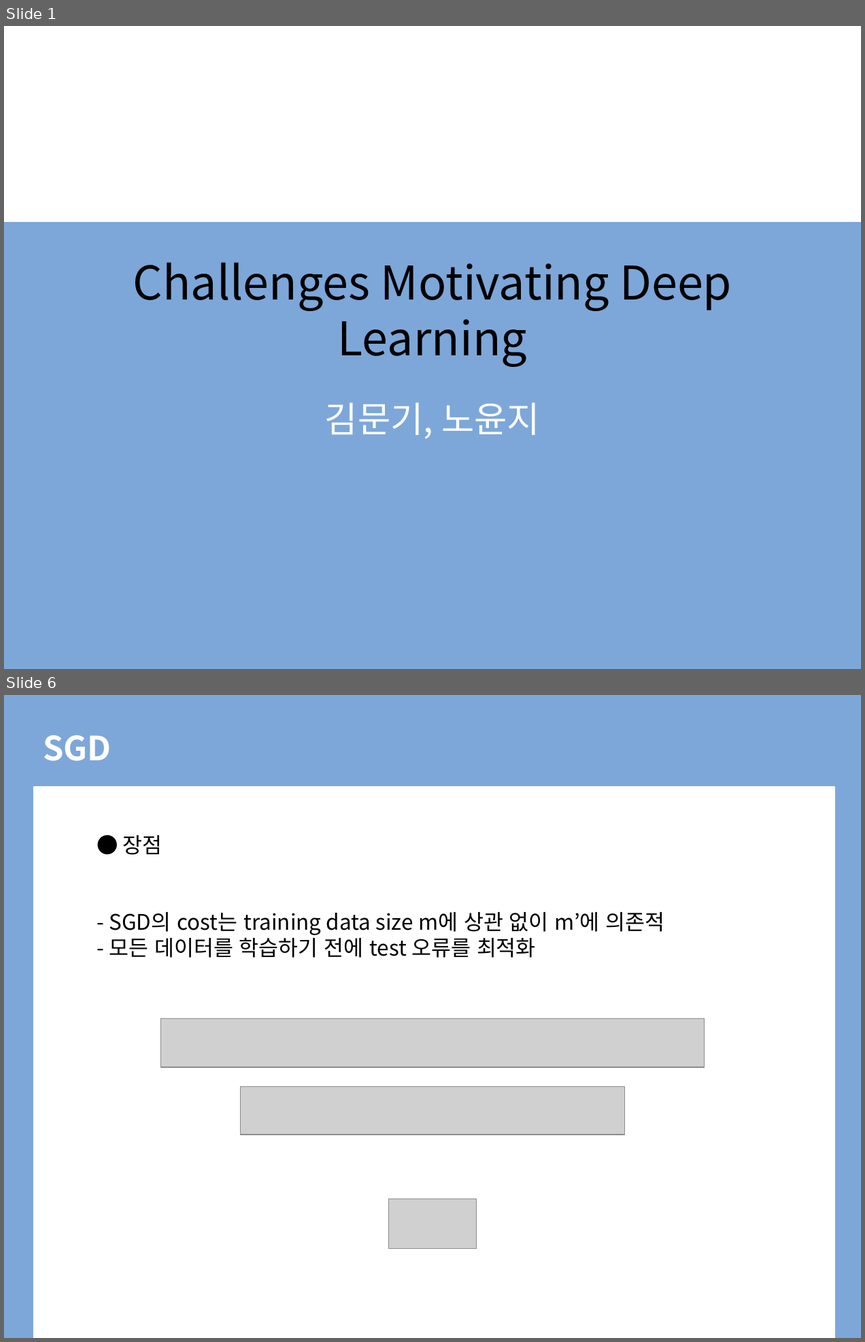
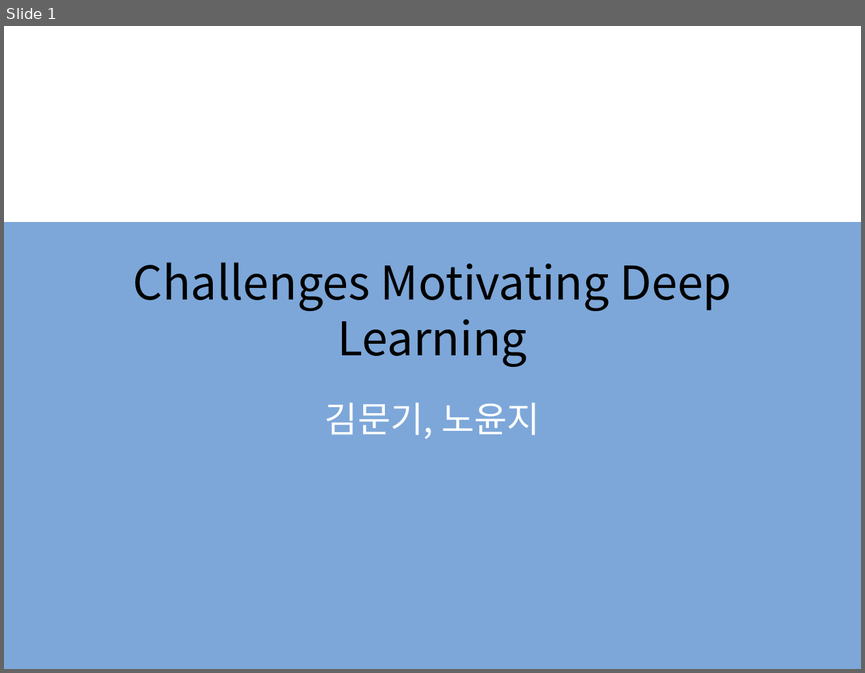
Before and after one commit to BLINK-ONCE/Storage, a slide deck: files/presentation/ppt/5.11 Challenges Motivating Deep Learning.pptx. Shown one above the other, each under a label of ours: slides 1 and 6 before the commit, slide 1 after it; the slides between them are not shown. The pictures are 865x1342 and 865x673 pixels, drawn with LibreOffice and Linux fonts; fonts in the diff are those of the drawing; grey boxes stand for pictures; background and template pictures are left out. Boxes give left, top, right and bottom in pixels: in the first picture for what was removed or moved away, otherwise in the second. Text is boxed around its words. In the diff, an @@ line names an element or a change of style, - is before the commit and + after.

```diff
--- a/files/presentation/ppt/5.11 Challenges Motivating Deep Learning.pptx
+++ b/files/presentation/ppt/5.11 Challenges Motivating Deep Learning.pptx
@@ slide 6 removed at [4,695,861,1338], background #FFFFFF @@
@@ rectangle removed at [4,695,861,1338] @@
@@ title removed at [43,735,111,761] @@
-SGD
@@ rectangle removed at [34,787,834,1338] @@
@@ text removed at [109,835,665,957] @@
-● 장점
-- SGD의 cost는 training data size m에 상관 없이 m’에 의존적
-- 모든 데이터를 학습하기 전에 test 오류를 최적화
@@ picture removed at [161,1018,704,1067] @@
@@ picture removed at [241,1087,624,1134] @@
@@ picture removed at [389,1199,476,1249] @@
```
Also in this commit, not shown: 1 slide changed, 5 slides added, 7 other slides removed.
